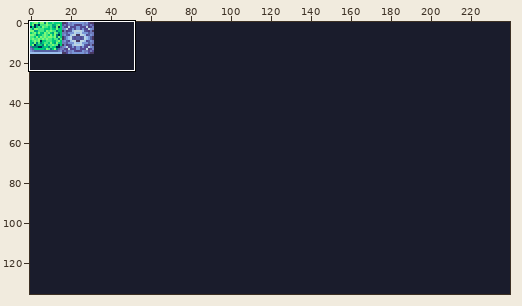
One commit to this pixel-art file: bg.ase. Above: a wide view before the commit, with the close-up outlined.
Close-up. Earlier state:
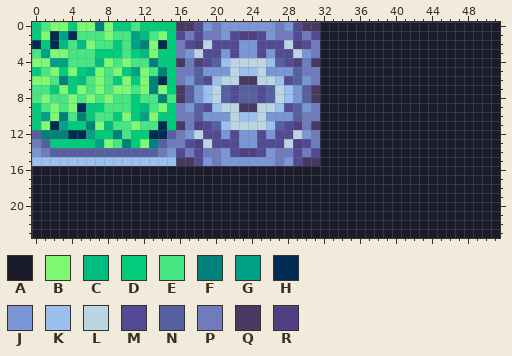
240x136 pixels, 1 frame. Shown: x 0..51, y 0..23.
Palette (. is transparent): A #1a1c2c  B #7ef974  C #00bc80  D #00cc7b  E #46e782  F #00817a  G #00a186  H #002b52  J #7996d6  K #9bc0ed  L #bbd5e2  M #534a95  N #5560a1  P #6f7bbc  Q #483962  R #514081
The same view after the edit:
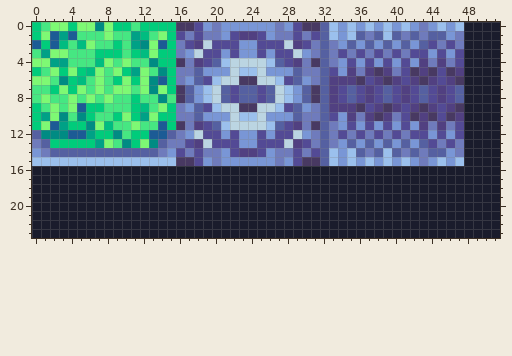
The exact change:
colour F: #00817a -> #008b83
colour H: #002b52 -> #1c5b95
Layer "Layer 1":
y 0: x 32..47 AAAAAAAAAAAAAAAA -> NKJKJKJKJKJPJKJK
y 1: x 32..47 AAAAAAAAAAAAAAAA -> NKJKNPNKNPNPNNJP
y 2: x 32..47 AAAAAAAAAAAAAAAA -> NPJNJNJNJNJNMPMP
y 3: x 32..47 AAAAAAAAAAAAAAAA -> NPMPMPMPMPMMJMJM
y 4: x 32..47 AAAAAAAAAAAAAAAA -> NPJMJMJMJMJRPRPM
y 5: x 32..47 AAAAAAAAAAAAAAAA -> NMJRPRQRPMQRQMQR
y 6: x 32..47 AAAAAAAAAAAAAAAA -> NRRRQMRQRMRQRMRQ
y 7..8: x 32..47 AAAAAAAAAAAAAAAA -> NRMNMRMNMRMNMRMN
y 9: x 32..47 AAAAAAAAAAAAAAAA -> NRRRQMRQRMRQRMRQ
y 10: x 32..47 AAAAAAAAAAAAAAAA -> NMJRPRQRPMQRQMQR
y 11: x 32..47 AAAAAAAAAAAAAAAA -> NPJMJMJMJMJRPRPM
y 12: x 32..47 AAAAAAAAAAAAAAAA -> NPMPMPMPMPMMJMJM
y 13: x 32..47 AAAAAAAAAAAAAAAA -> NPJNJNJNJNJNMPMP
y 14: x 32..47 AAAAAAAAAAAAAAAA -> NKJKNPNKNPNPNNJP
y 15: x 32..47 AAAAAAAAAAAAAAAA -> NKJKJKJKJKJPJKJK
Boxes around the changes in both close-ups, in picture pixels (x1, y1, x2, y2):
changed: (32, 22, 167, 148)
changed: (320, 22, 464, 166)
